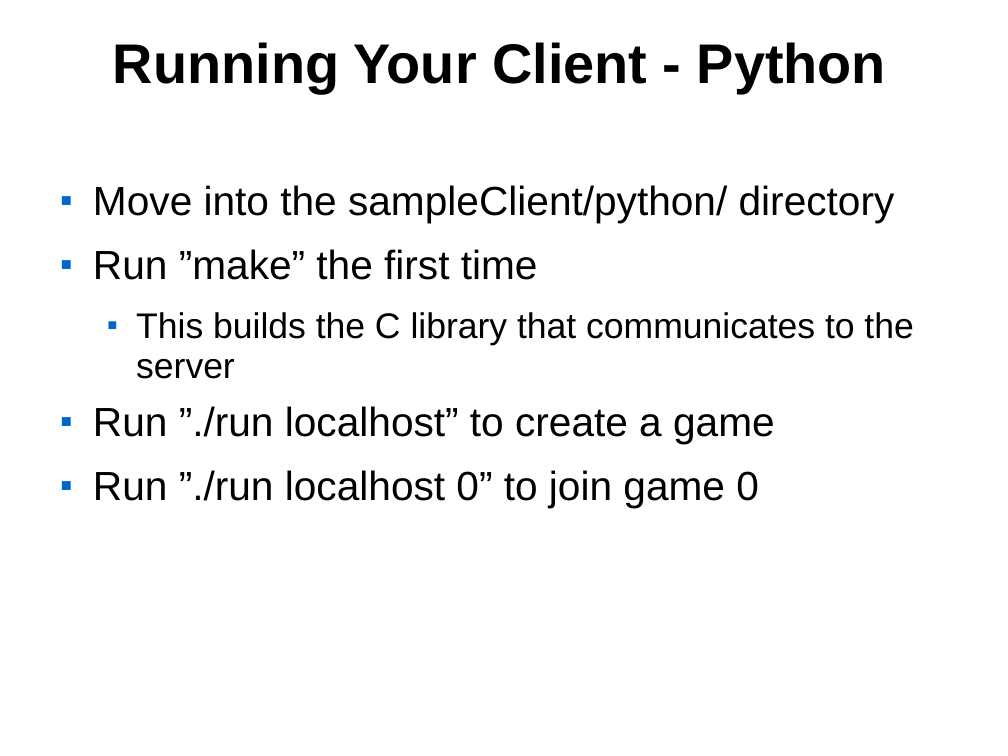
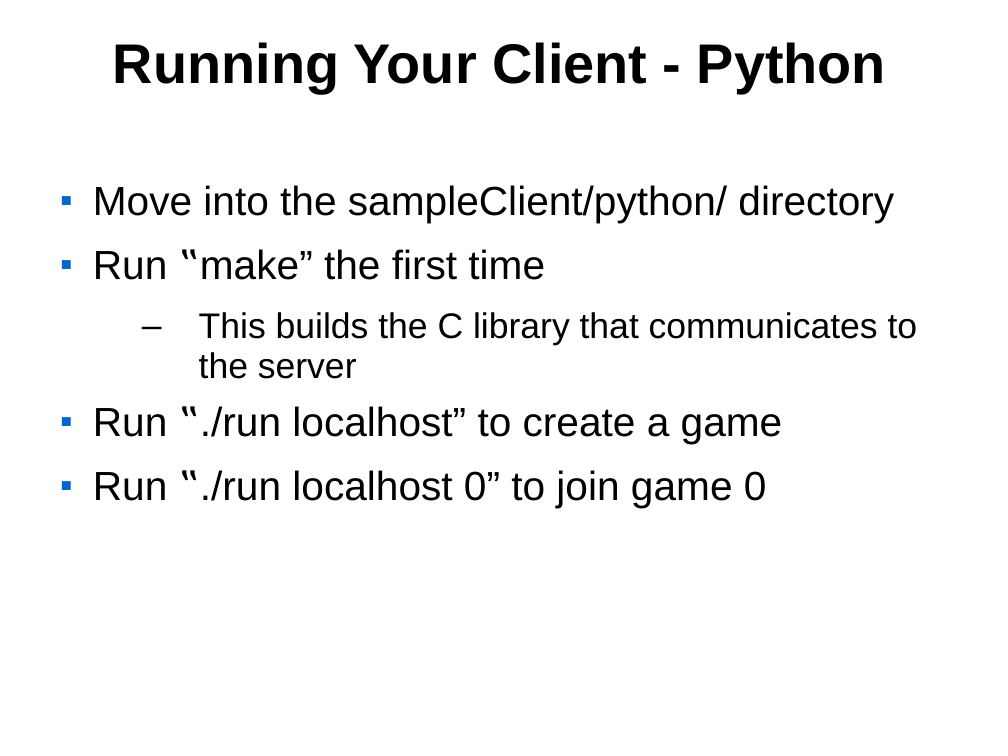
Before and after one commit to cansukockopru/cs347backgammon, a slide deck: slide 14 of Framework.ppt. Drawn at 1008x756 pixels with LibreOffice and Linux fonts; fonts in the diff are those of the drawing; background and template pictures are left out. Boxes give left, top, right and bottom in pixels: in the first picture for what was removed or moved away, otherwise in the second. Text is boxed around its words. In the diff, an @@ line names an element or a change of style, - is before the commit and + after.

```diff
--- a/Framework.ppt
+++ b/Framework.ppt
@@ text at box(93, 249, 545, 280): text changed @@
-■ Run ”make” the first time
+■ Run ‟make” the first time
@@ text at box(199, 312, 918, 379): bullet ■ to –; bullet colour #0066CC to #000000 @@
@@ text at box(93, 406, 783, 507): text changed @@
-■ Run ”./run localhost” to create a game
-■ Run ”./run localhost 0” to join game 0
+■ Run ‟./run localhost” to create a game
+■ Run ‟./run localhost 0” to join game 0
```
Also in this commit, not shown: 4 other slides changed.
